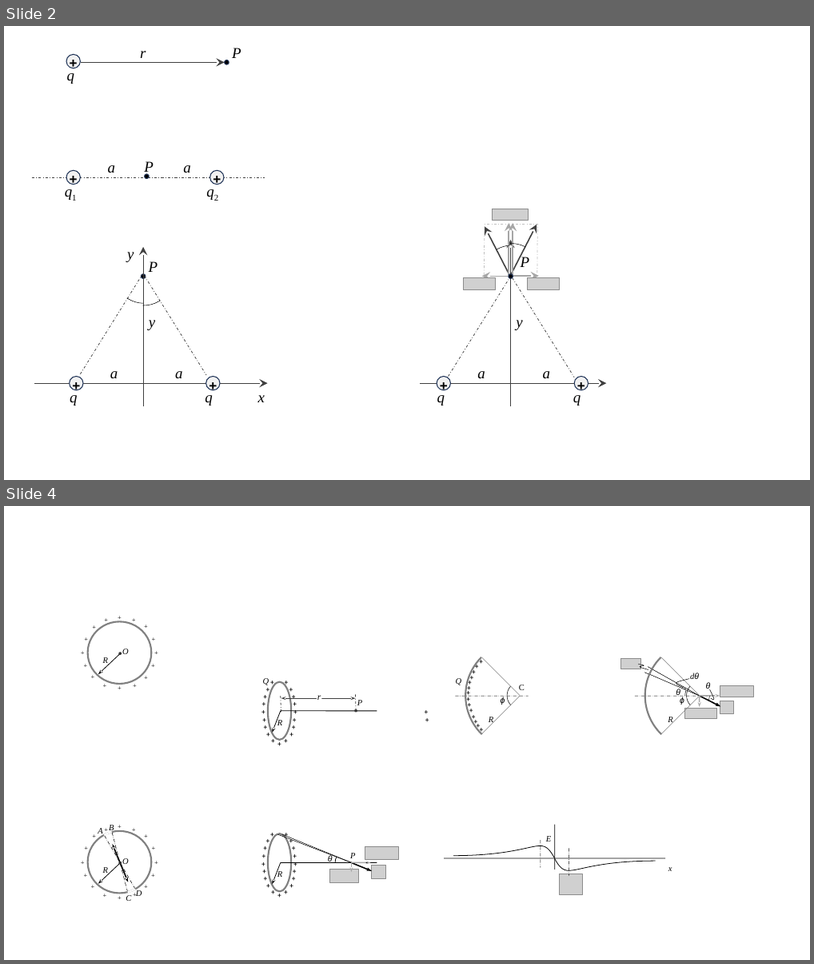
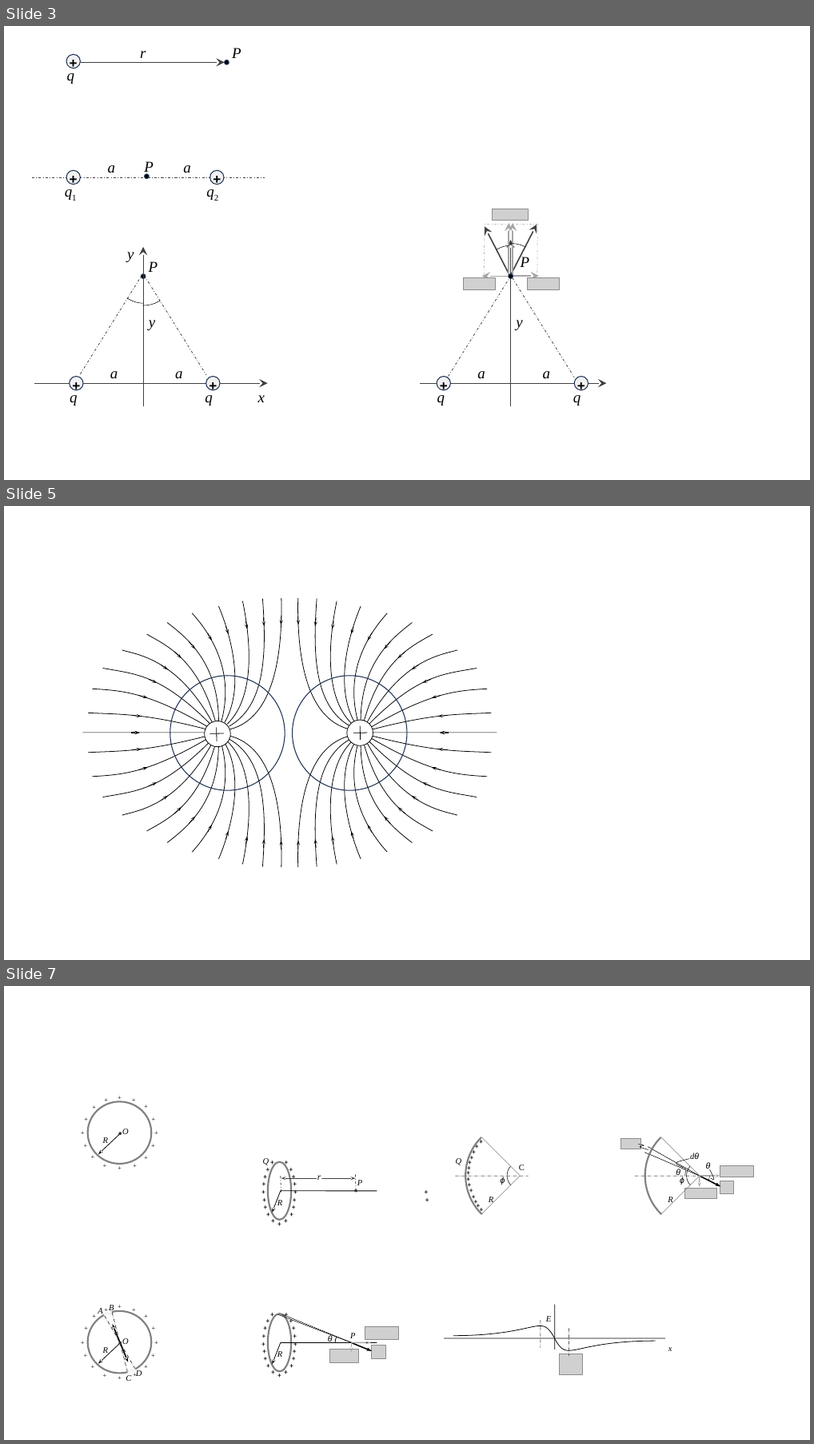
Before and after one commit to acharya2024/myProject01, a slide deck: 04_EM/img/001_EMG.pptx. Shown one above the other, each under a label of ours: slides 2 and 4 before the commit, slides 3, 5 and 7 after it; the slides between them are not shown. The pictures are 814x964 and 814x1444 pixels, drawn with LibreOffice and Linux fonts; fonts in the diff are those of the drawing; grey boxes stand for pictures; background and template pictures are left out. Boxes give left, top, right and bottom in pixels: in the first picture for what was removed or moved away, otherwise in the second. Text is boxed around its words. In the diff, an @@ line names an element or a change of style, - is before the commit and + after.

```diff
--- a/04_EM/img/001_EMG.pptx
+++ b/04_EM/img/001_EMG.pptx
@@ slide 5 added at bbox=[4, 506, 810, 960], background #FFFFFF @@
@@ ellipse added at bbox=[170, 676, 286, 790], outline #1E3256 1 pt @@
@@ ellipse added at bbox=[293, 676, 407, 790], outline #1E3256 1 pt @@
@@ group added at bbox=[82, 598, 497, 867]: 48 arrows, 44 freeform shapes, 6 lines, 4 ellipses @@
@@ what was slide 2 is now slide 3 @@
@@ what was slide 4 is now slide 7 @@
```
Also in this commit, not shown: 3 other slides added, 12 other files.
